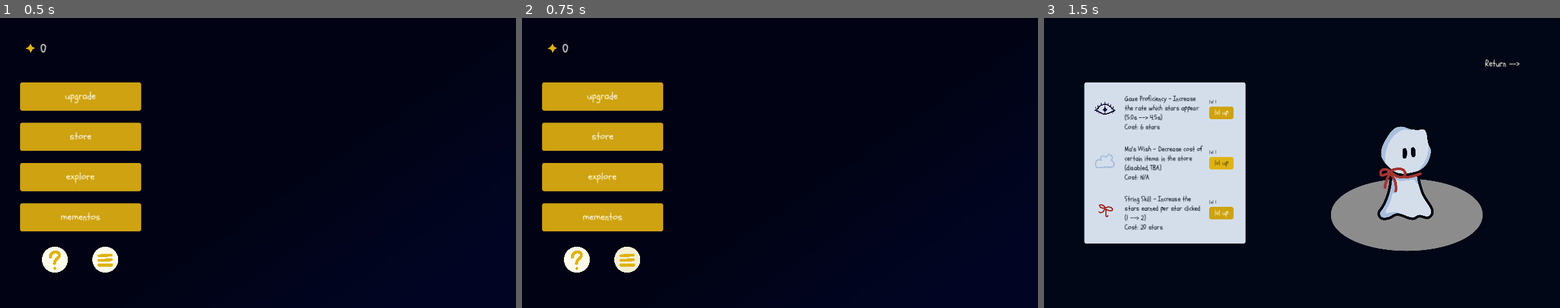
Above: before the commit, frames 1-3 (left to right).
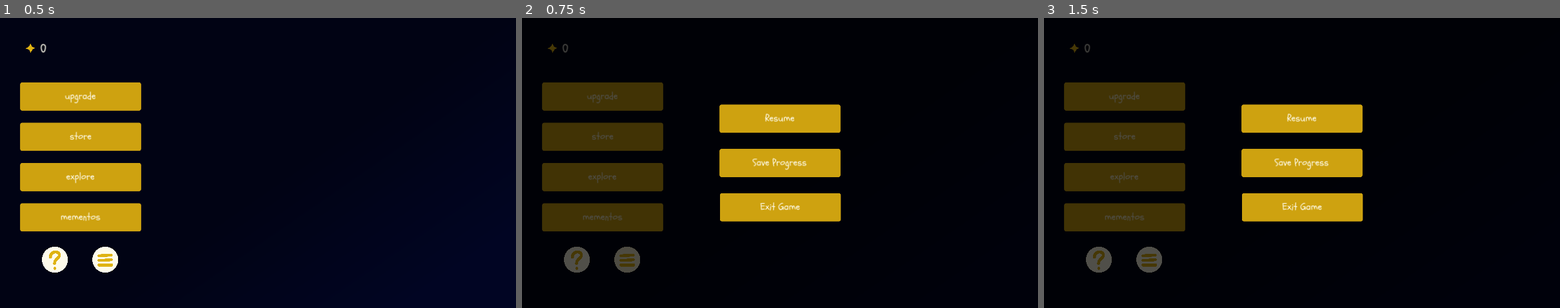
Above: after the commit, the same moments.

Repository: solicht88/I-am-a-Fluff
Game: Godot game, scene res://scenes/main/main.tscn
Same seed, same stepped clock (60 frames per second), same inputs: the game is played once before the commit and once after it.
Inputs (mouse positions are in pixels of both pictures, inside the frame that each line leads up to):
- Up to frame 1 (0.5 s): no input
- Up to frame 2 (0.75 s): click (625, 261) at 0.5 s
- Up to frame 3 (1.5 s): click "upgrade" at 1.25 s

Frame 1 is identical in both runs. In frame 2, 17% of the frame differs, in the area x 3-62%, y 8-88%; in frame 3, 33%, in the area x 3-93%, y 8-88%.
Error before the commit: Invalid type in function 'add_child' in base 'Control (main_interface.gd)'. The Object-derived class of argument 1 (PackedScene) is not a subclass of the expec…

Commit message:
fixed main menu and saving basic game data

Diff:
--- a/scenes/main/interface.tscn
+++ b/scenes/main/interface.tscn
@@ -111,7 +111,7 @@
 texture_pressed = ExtResource("5_6foa8")
 texture_hover = ExtResource("5_ei4he")
 
-[node name="menu" type="TextureButton" parent="."]
+[node name="menu_btn" type="TextureButton" parent="."]
 layout_mode = 0
 offset_left = 210.0
 offset_top = 550.0
@@ -124,4 +124,4 @@
 texture_hover = ExtResource("9_no8pp")
 
 [connection signal="pressed" from="upgrade" to="." method="_on_upgrade_pressed"]
-[connection signal="pressed" from="menu" to="." method="_on_menu_pressed"]
+[connection signal="pressed" from="menu_btn" to="." method="_on_menu_pressed"]
--- a/scenes/main/menu.tscn
+++ b/scenes/main/menu.tscn
@@ -3,7 +3,7 @@
 [ext_resource type="Theme" uid="uid://cju4d47giq4m6" path="res://scenes/button.tres" id="1_akeyt"]
 [ext_resource type="Script" path="res://scripts/main/menu.gd" id="1_utqdv"]
 
-[node name="menu" type="Control"]
+[node name="menu_ui" type="Control"]
 z_index = 1
 layout_mode = 3
 anchors_preset = 0
--- a/scripts/main/main.gd
+++ b/scripts/main/main.gd
@@ -1,12 +1,10 @@
 extends Node2D
 
-@onready var interface := $interface
+@onready var interface := $interface as Control
 @onready var counter := $interface/counter as Label
 @onready var timer := $Timer as Timer
 # temp testing for manually placed star
 #@onready var star := $star1/Area2D as Node2D
-
-#interface.menu_open.connect(_update_counter)
 
 var star1 = preload("res://scenes/characters/star_1.tscn")
 
@@ -18,9 +16,11 @@
 # Called when the node enters the scene tree for the first time.
 func _ready():
 	randomize()
-	#if star:
-		#star.star_collected.connect(_update_counter)
+	interface.menu_open.connect(_menu_opened)
 	timer.start()
+
+	# temp to trash debug save file
+	OS.move_to_trash(ProjectSettings.globalize_path("user://SaveFile.json"))
 
 # Called every frame. 'delta' is the elapsed time since the previous frame.
 func _process(_delta):
@@ -53,9 +53,11 @@
 
 # Menu
 func _menu_opened():
-	pass
+	$menu_ui.save_data.connect(save_progress)
+	#print("connected")
 
 func save_progress():
+	Save.save_data.counter = counter
 	Save.save_data.stars = star_coords
 	Save.save_game()
-	print(Save.save_data.stars)
+	#print("saved!")
--- a/scripts/main/main_interface.gd
+++ b/scripts/main/main_interface.gd
@@ -19,5 +19,6 @@
 
 
 func _on_menu_pressed():
-	add_child(menu)
+	var menu_ui = menu.instantiate()
+	get_parent().add_child(menu_ui)
 	menu_open.emit()
--- a/scripts/main/menu.gd
+++ b/scripts/main/menu.gd
@@ -13,6 +13,7 @@
 
 
 func _on_save_pressed():
+	#print("clicked")
 	save_data.emit()
 
 
